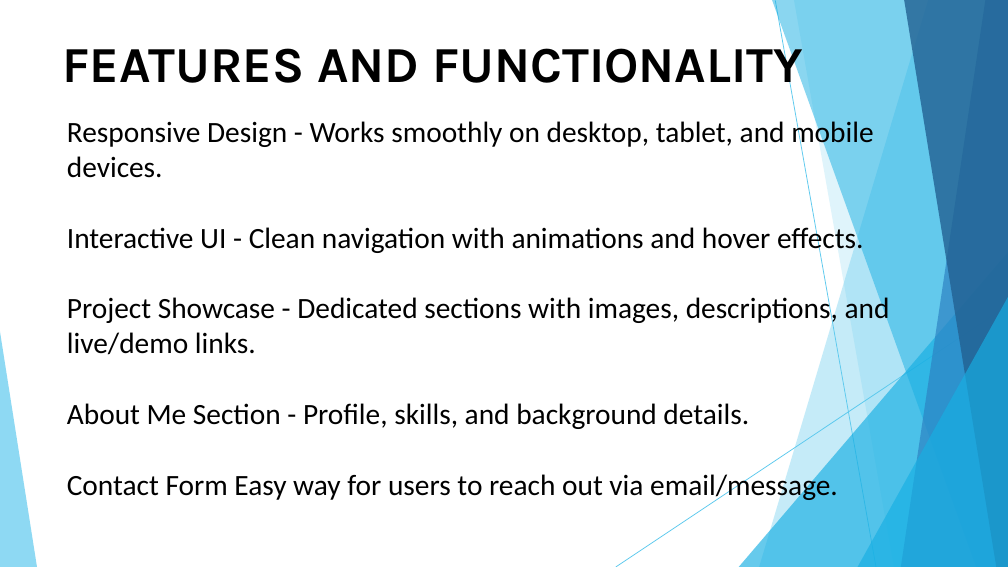
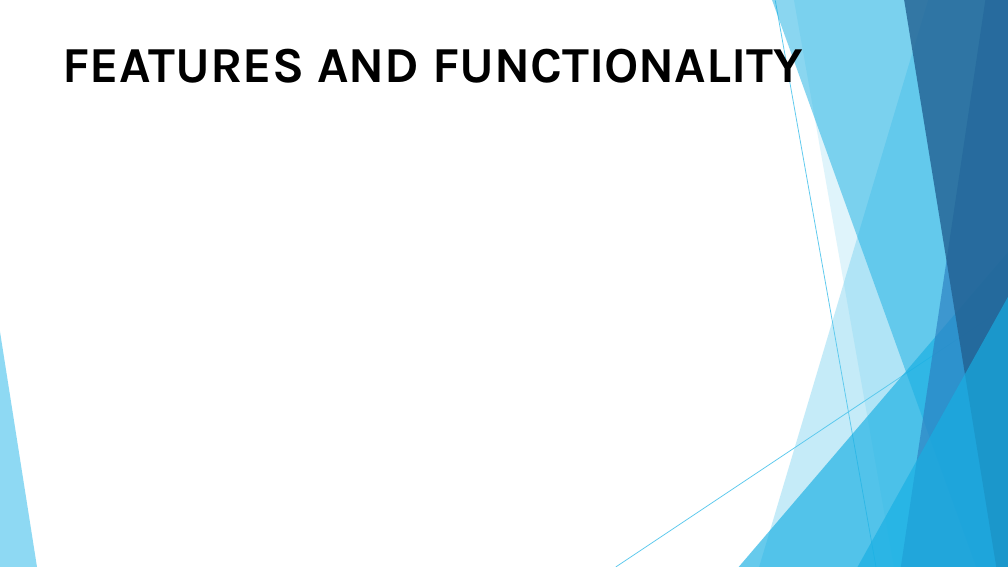
Before and after one commit to mahesh06periyasamy-dot/Maheswari-, a slide deck: slide 9 of PPT FWD TNSDC 2025.pptx. Drawn at 1008x567 pixels with LibreOffice and Linux fonts; fonts in the diff are those of the drawing. Boxes give left, top, right and bottom in pixels: in the first picture for what was removed or moved away, otherwise in the second. Text is boxed around its words. In the diff, an @@ line names an element or a change of style, - is before the commit and + after.

```diff
--- a/PPT FWD TNSDC 2025.pptx
+++ b/PPT FWD TNSDC 2025.pptx
@@ text removed at box(67, 117, 890, 502) @@
-Responsive Design - Works smoothly on desktop, tablet, and mobile devices.
-Interactive UI - Clean navigation with animations and hover effects.
-Project Showcase - Dedicated sections with images, descriptions, and live/demo links.
-About Me Section - Profile, skills, and background details.
-Contact Form Easy way for users to reach out via email/message.
```
Also in this commit, not shown: 7 other slides changed, 3 slides added, 3 slides removed.
